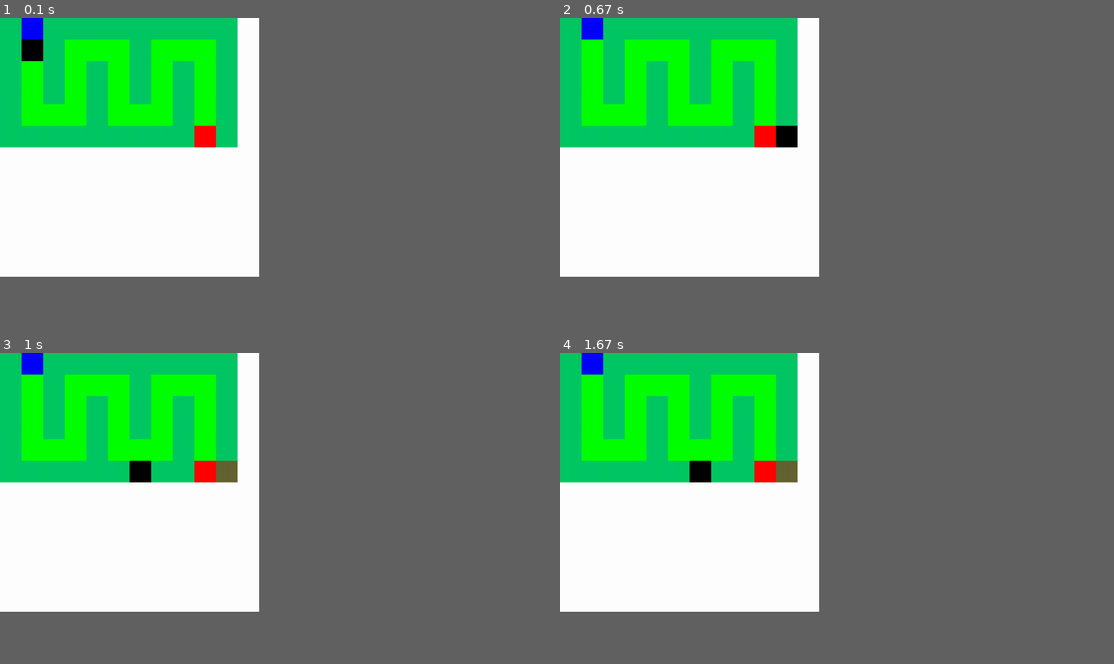
Above: before the commit, frames 1-4 (two rows, left to right).
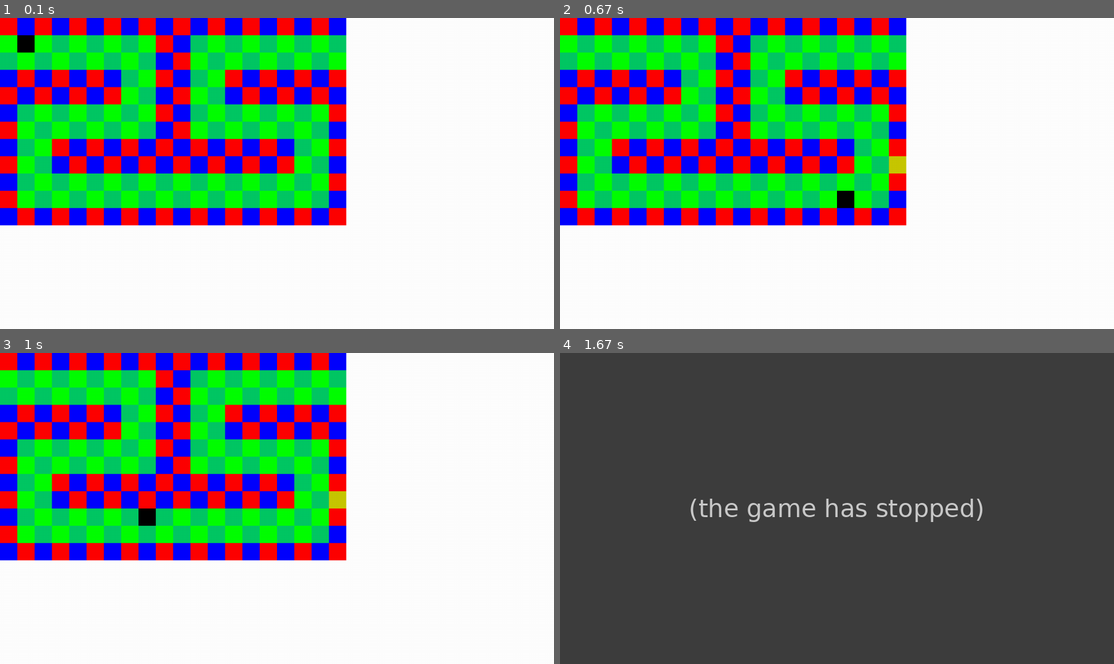
Above: after the commit, the same moments.

Repository: fershibli/asgard-defense
Game: pygame game, started from asgard_defense.py
The game is run twice, just before and just after one commit, with the same random seed, the same clock (stepped at 60 frames per second) and the same inputs. The source is Python 2; it was converted automatically to run under Python 3.
Inputs (mouse positions are in pixels of both pictures, inside the frame that each line leads up to):
- Up to frame 1 (0.1 s): no input
- Up to frame 2 (0.67 s): press the mouse at (1014, 164) at 0.37 s; move the mouse to (925, 179) at 0.47 s; release the mouse at (837, 195) at 0.6 s
- Up to frame 3 (1 s): hold Esc from 0.67 s (still down); hold Right from 0.67 s (still down); click (144, 511) at 0.75 s
- Up to frame 4 (1.67 s): release Esc at 1.13 s; release Right at 1.13 s
The window is 421x421 before the commit and 900x506 after it. Grey fills any space a smaller window leaves; there, only what the larger window draws over its background counts as a difference.

The runs differ from the first frame. In frame 1, 37% of the frame differs, in the area x 0-63%, y 0-67%; in frame 2, 37%; in frame 3, 37%; in frame 4, 39%, in the area x 0-77%, y 0-84%.
After the commit the program exited at 1.17 s; later frames show no game.

Commit message:
Asgard Defense v004

Diff:
--- a/asgard_defense.py
+++ b/asgard_defense.py
@@ -1,6 +1,29 @@
 # -*- coding: cp1252 -*-
 import pyTreeBee,pygame,sys,os
 from pygame.locals import*
+
+frame_atual=0
+class animacaoSprite(object):
+    def __init__(self,spritesheet,spritesize,stepnextsprite,rewind):
+        self.sheet=spritesheet
+        self.size=spritesize
+        self.pos=(0,0)
+        self.step=stepnextsprite
+        self.rewind=rewind
+        self.next=1
+    def setLine(self, line):
+        if line>0 and line<int(self.sheet.get_size()[1]/self.size[1]): self.pos[1]=line
+    def getNextImage(self):
+        global frame_atual
+        if frame_atual%self.step==0:
+            if self.pos[0]<=int(self.sheet.get_size()[0]/self.size[0]):
+                self.pos[0]+=int(self.next)
+            else:
+                if self.rewind:
+                    self.next*=(-1)
+                else:
+                    self.pos[0]=0
+        return self.sheet.subsurface(self.pos,self.size)
 
 class quadradoControlavel(object):
     def __init__(self,size):
@@ -8,46 +31,82 @@
         self.y=1
         self.size=size
         self.buttonup=False
+        self.dentro=True
     def blitOn(self,screen):
         screen.fill((0,0,0),pygame.Rect(self.x*self.size,self.y*self.size,self.size,self.size))
-    def keyControls(self,event,mapa):
+    def keyControls(self,event,mapa,alingment):
         if event.type==MOUSEMOTION:
             x,y=event.pos
             self.x=int(x/self.size)
             self.y=int(y/self.size)
-            if self.y>len(mapa)-1: self.y=len(mapa)-1
-            if self.x>len(mapa[self.y])-1: self.x=len(mapa[self.y])-1
+            alnX=int(alingment[0]/self.size)
+            alnY=int(alingment[1]/self.size)
+            self.dentro=True
+            if self.y>alnY+len(mapa)-1 or self.x>alnX+len(mapa[self.y])-1 or self.y<alnY or self.x<alnX:
+                self.dentro=False
 
+            if self.y>alnY+len(mapa)-1: # ta dando erro nesse IF
+                self.y=alnY+len(mapa)-1 # nao esqueca da copia desse IF no IF acima quando corrigir
+            if self.y<alnY:
+                self.y=alnY
+            if self.x>alnX+len(mapa[self.y])-1:
+                self.x=alnX+len(mapa[self.y])-1
+            if self.x<alnX:
+                self.x=alnX
         if event.type==MOUSEBUTTONDOWN:
             if event.button==1:
-                if mapa[self.y][self.x]==1: mapa[self.y][self.x]=4
+                if mapa[self.y][self.x]==3 or mapa[self.y][self.x]==2:
+                    mapa[self.y][self.x]=4
+                    #mapa[self.y][self.x]=animacaoSprite(pygame.image.load("viking_a_spritesheet.png"),(60,50),6,False)
 
 class mapaLimitavel(object):
     def __init__(self):
-        self.mapa=[[1,2,1,1,1,1,1,1,1,1,1],
-                   [1,0,1,0,0,0,1,0,0,0,1],
-                   [1,0,1,0,1,0,1,0,1,0,1],
-                   [1,0,1,0,1,0,1,0,1,0,1],
-                   [1,0,0,0,1,0,0,0,1,0,1],
-                   [1,1,1,1,1,1,1,1,1,3,1]]
-        self.size=50
+        self.alingment=(0,0)
+        self.mapa=[[3,2,3,2,3,2,3,2,3,2,3,2,3,2,3,2,3,2,3,2],
+                   [0,1,0,1,0,1,0,1,0,3,2,1,0,1,0,1,0,1,0,1],
+                   [1,0,1,0,1,0,1,0,1,2,3,0,1,0,1,0,1,0,1,0],
+                   [2,3,2,3,2,3,2,1,0,3,2,1,0,3,2,3,2,3,2,3],
+                   [3,2,3,2,3,2,3,0,1,2,3,0,1,2,3,2,3,2,3,2],
+                   [2,1,0,1,0,1,0,1,0,3,2,1,0,1,0,1,0,1,0,3],
+                   [3,0,1,0,1,0,1,0,1,2,3,0,1,0,1,0,1,0,1,2],
+                   [2,1,0,3,2,3,2,3,2,3,2,3,2,3,2,3,2,1,0,3],
+                   [3,0,1,2,3,2,3,2,3,2,3,2,3,2,3,2,3,0,1,2],
+                   [2,1,0,1,0,1,0,1,0,1,0,1,0,1,0,1,0,1,0,3],
+                   [3,0,1,0,1,0,1,0,1,0,1,0,1,0,1,0,1,0,1,2],
+                   [2,3,2,3,2,3,2,3,2,3,2,3,2,3,2,3,2,3,2,3]]
+        self.size=40
         self.selecao=quadradoControlavel(self.size)
     def blitOn(self,screen):
         for y in range(len(self.mapa)):
             for x in range(len(self.mapa[y])):
                 cor=(255,255,255)
+                sprite=False
                 if self.mapa[y][x]==0: cor=(0,255,0)
                 if self.mapa[y][x]==2: cor=(0,0,255)
                 if self.mapa[y][x]==3: cor=(255,0,0)
                 if self.mapa[y][x]==1: cor=(0,200,100)
-                if self.mapa[y][x]==4: cor=(100,100,50)
-                screen.fill(cor,pygame.Rect(x*self.size,y*self.size,self.size,self.size))
+                if self.mapa[y][x]==4: cor=(200,200,0)
+                if self.mapa[y][x].__class__.__name__=="animacaoSprite": sprite=True
+                if sprite: screen.blit(self.mapa[y][x].getNextImage(),(self.alingment[0]+(x*self.size),self.alingment[1]+(y*self.size)))
+                else:screen.fill(cor,pygame.Rect(self.alingment[0]+(x*self.size),self.alingment[1]+(y*self.size),self.size,self.size))
         self.selecao.blitOn(screen)
     def keyControls(self,event):
-        self.selecao.keyControls(event,self.mapa)
+        self.selecao.keyControls(event,self.mapa, self.alingment)
 
 
+class controlesExtras(object):
+    def __init__(self,tela):
+        self.tela=tela
+    def blitOn(self,screen): pass
+    def keyControls(self,event):
+        global frame_atual
+        frame_atual+=1
+        if event.type==KEYUP:
+            if event.key==K_ESCAPE:
+                self.tela.storedlink=None
+                self.tela.running=False
 
-tela_inicial = pyTreeBee.dynamicScreen((600,600),60,(255,255,255),mapaLimitavel())
-#tela_inicial.setFULLSCREEN()
+tela_inicial = pyTreeBee.dynamicScreen((0,0),30,(255,255,255),mapaLimitavel())
+tela_inicial.addItem(controlesExtras(tela_inicial))
+tela_inicial.setFULLSCREEN()
 pyTreeBee.treeBeeStart(tela_inicial)
